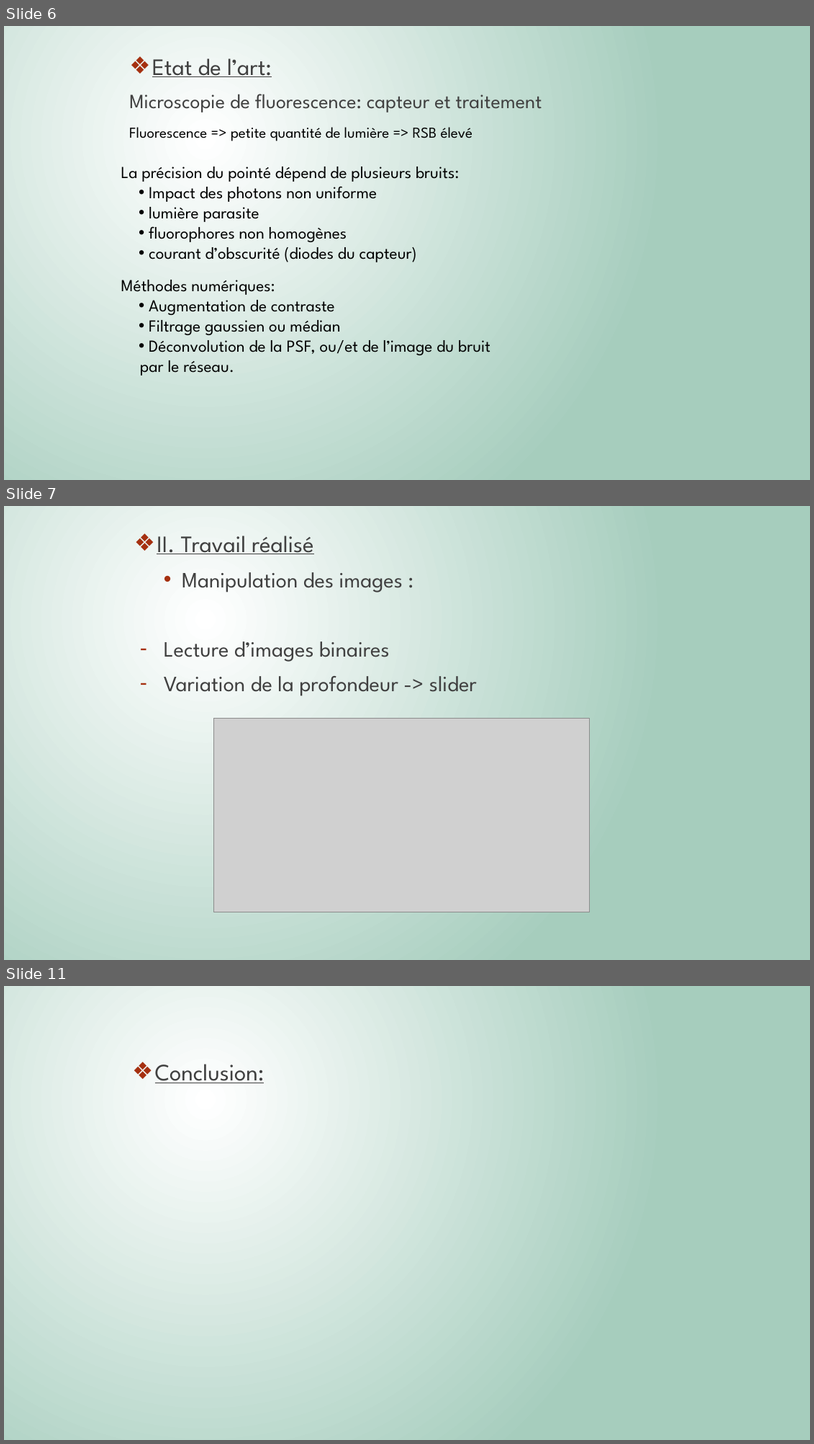
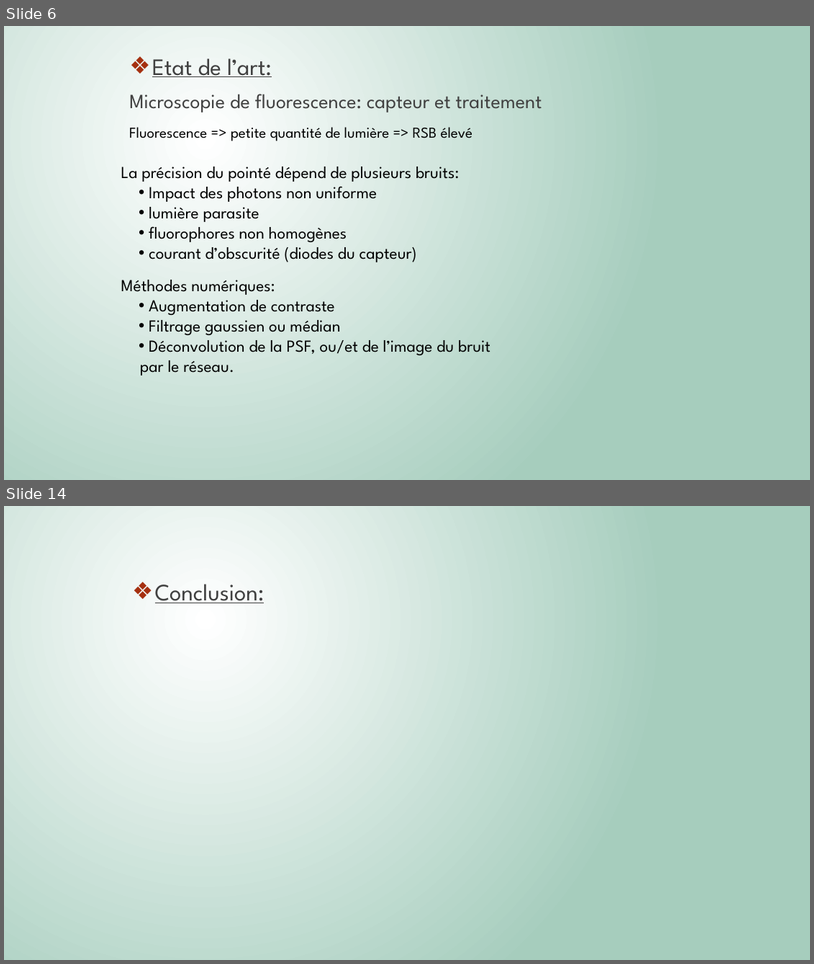
Before and after one commit to Killian-Herveau/PIMS, a slide deck: Pres_Avril/PresentationPIMSAvril.pptx. Shown one above the other, each under a label of ours: slides 6, 7 and 11 before the commit, slides 6 and 14 after it; the slides between them are not shown. The pictures are 814x1444 and 814x964 pixels, drawn with LibreOffice and Linux fonts; fonts in the diff are those of the drawing; grey boxes stand for pictures. Boxes give left, top, right and bottom in pixels: in the first picture for what was removed or moved away, otherwise in the second. Text is boxed around its words. In the diff, an @@ line names an element or a change of style, - is before the commit and + after.

```diff
--- a/Pres_Avril/PresentationPIMSAvril.pptx
+++ b/Pres_Avril/PresentationPIMSAvril.pptx
@@ slide 7 removed at [4,506,810,960], background gradient #FFFFFF to #A6CDBD @@
@@ text removed at [157,536,477,696] @@
-❖ II. Travail réalisé
-  • Manipulation des images :
-  – Lecture d’images binaires
-  – Variation de la profondeur -> slider
@@ picture removed at [214,718,590,912] @@
@@ what was slide 11 is now slide 14 @@
```
Also in this commit, not shown: 2 slides changed, 6 slides added, 2 other slides removed, 7 other files.
